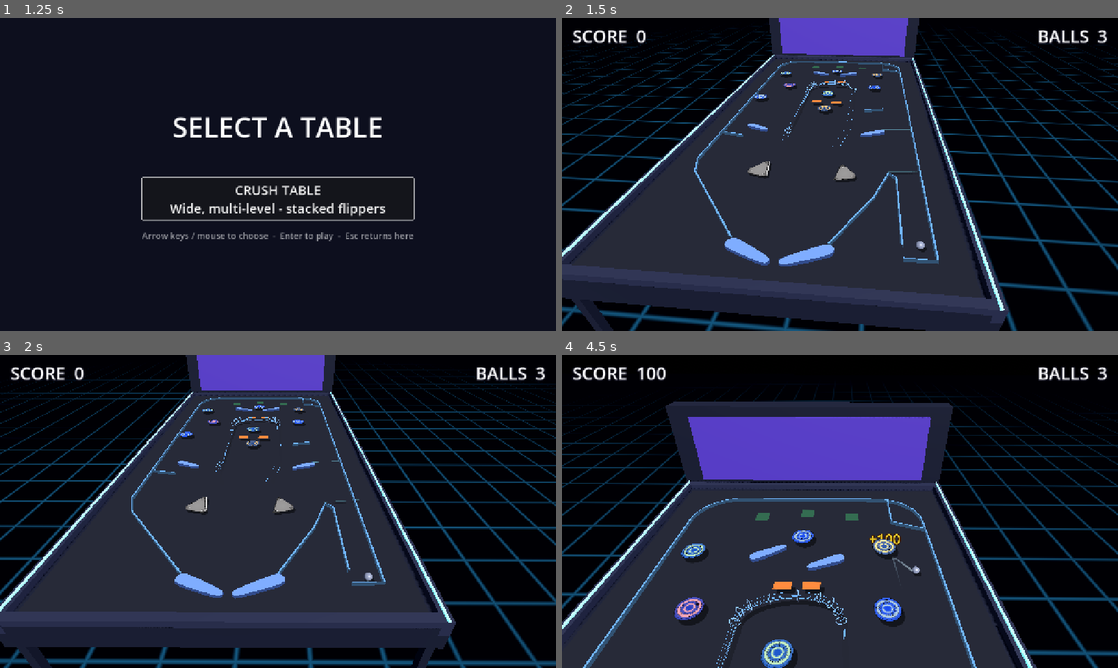
Above: before the commit, frames 1-4 (two rows, left to right).
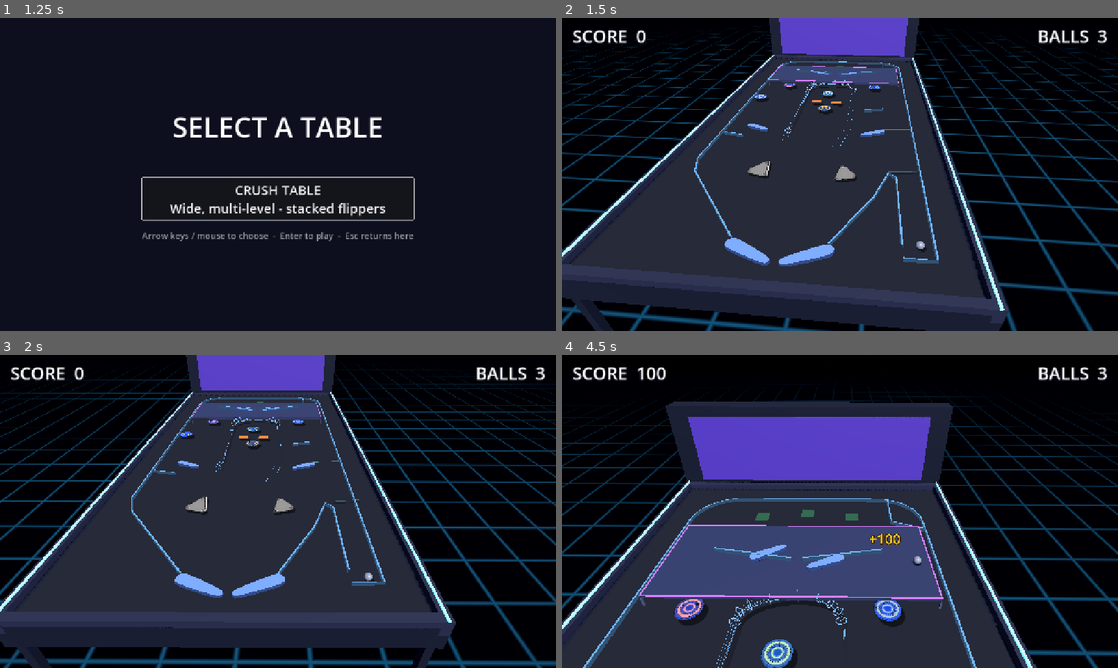
Above: after the commit, the same moments.

Repository: eddieedease/gdpb
Game: Godot game, scene res://scenes/table_select.tscn
Same seed, same stepped clock (60 frames per second), same inputs: the game is played once before the commit and once after it. Sound files missing from this copy of the repository are replaced by a short silence.
Inputs:
- Up to frame 1 (1.25 s): hold E (nudge_right) from 0.53 s (still down)
- Up to frame 2 (1.5 s): release E (nudge_right) at 1.25 s; click "CRUSH TABLE Wide, multi-level…" at 1.25 s
- Up to frame 3 (2 s): no input
- Up to frame 4 (4.5 s): hold Down (ui_down) 2.03-2.78 s; tap Space (launch) at 2.1, 3.6 s; hold E (nudge_right) 2.78-3.53 s; hold Space (launch) 2.78-3.53 s; hold Up (ui_up) 3.53-4.28 s; hold A (flipper_left) from 4.28 s (still down); hold Space (launch) from 4.28 s (still down)

Frame 1 is identical in both runs. In frame 2, 1.1% of the frame differs, in the area x 37-61%, y 14-22%; in frame 3, 1.1%; in frame 4, 11%, in the area x 13-69%, y 54-82%.

Commit message:
Make the upper deck visually distinct and reachable by ordinary play
Two problems from the last commit: the deck flippers had no floor to
stand on (read as parts floating in mid-air), and the ball's 3D sphere
never rose to meet them - riding an elevated flipper looked like touching
something at ground level, since only ramps/rails triggered ball lift.

- The ball now visually climbs onto the upper deck whenever its 2D
  position falls inside the deck's footprint (a padded bounding box of
  its content, computed once at startup), the same "fake elevation"
  trick used for ramps - lift eases toward deck_height and back down as
  it crosses the boundary. This is what makes contact with the deck
  flippers finally look real: the ball visibly rises to their level.
- Added an actual platform: a solid riser block (thick enough to read
  clearly at the game's shallow camera angle without vanishing edge-on),
  positioned with its underside safely above the existing top tier so it
  can't occlude the bumpers/targets below, a glowing 4-strip neon border
  frame, and four corner support legs down to the table.
- Added DeckWallLeft/DeckWallRight guide rails funnelling ball traffic
  from the bumper cluster above down onto the two flippers instead of
  letting it fall straight past them in open space; wall extrusion was
  generalised to support extruding at a tier's base height (needed since
  these guides live on the deck tier too).
- Bounding-box computation fixed to read wall extent from `points` in
  global space rather than the node's own (0,0) transform origin, which
  had produced a wildly oversized rect.

Verified headless: ball lift reaches ~deck_height inside the footprint
and 0 outside; a full launch-and-play simulation shows the ball reaching
the deck naturally via ordinary gravity (no special shot needed) and
score/ball-loss mechanics are unaffected. Screenshots (both the debug
overview camera and the real gameplay camera) confirm a legible raised
platform with the ball resting on it between the flippers.

Co-Authored-By: Claude Sonnet 5 <noreply@anthropic.com>

Diff:
--- a/scenes/advanced_table.tscn
+++ b/scenes/advanced_table.tscn
@@ -276,3 +276,9 @@
 
 [node name="DeckFlipperRight" parent="." instance=ExtResource("14_3tj61")]
 position = Vector2(800, 610)
+
+[node name="DeckWallLeft" parent="." instance=ExtResource("5_6qs8c")]
+points = PackedVector2Array(320, 565, 620, 618)
+
+[node name="DeckWallRight" parent="." instance=ExtResource("5_6qs8c")]
+points = PackedVector2Array(960, 565, 660, 618)
--- a/scripts/crush_view.gd
+++ b/scripts/crush_view.gd
@@ -62,6 +62,10 @@
 var _shadows: Array = []      # [MeshInstance3D, reach factor]
 var _ball_fx := {}            # ball instance_id -> {sphere, blob, blob_mat, lift}
 var _flippers: Array = []     # [flipper Node2D, MeshInstance3D, base_height]
+## Table-space footprint of the upper deck (padded bounding box of its
+## content). Any ball whose 2D position falls inside this rect is visually
+## lifted to deck_height - this is what makes the ball "climb onto" the deck.
+var _deck_rect := Rect2()
 
 
 func _ready() -> void:
@@ -120,8 +124,10 @@
 	_add_screen(_vp_top.get_texture(), top_height, true)
 	_add_screen(_vp_deck.get_texture(), deck_height, true)
 
+	_compute_deck_rect()
 	_build_wall_visuals(table)
 	_build_flipper_visuals()
+	_build_deck_platform()
 	_build_environment()
 	_build_cabinet()
 
@@ -303,6 +309,104 @@
 			add_child(post)
 
 
+## Table-space bounding box (padded) of whatever ended up on the deck tier.
+## Walls (Line2D) sit at local origin (0,0) and hold their real shape in
+## `points`, so their extent comes from those points in global space, not
+## from the node's own position - everything else uses global_position.
+func _compute_deck_rect() -> void:
+	var pad := 170.0
+	var min_p := Vector2(INF, INF)
+	var max_p := Vector2(-INF, -INF)
+	var found := false
+	for c in _vp_deck.get_children():
+		if c is Line2D:
+			for p in c.points:
+				var gp: Vector2 = c.to_global(p)
+				found = true
+				min_p = min_p.min(gp)
+				max_p = max_p.max(gp)
+		elif c is Node2D:
+			found = true
+			min_p = min_p.min(c.global_position)
+			max_p = max_p.max(c.global_position)
+	if not found:
+		return
+	min_p -= Vector2(pad, pad)
+	max_p += Vector2(pad, pad)
+	_deck_rect = Rect2(min_p, max_p - min_p)
+
+
+## A solid floor plate + neon trim + four corner support legs under the deck
+## content, so it reads as an actual raised structure rather than parts
+## floating in mid-air.
+func _build_deck_platform() -> void:
+	if _deck_rect.size.x <= 0.0:
+		return
+	var min_p := _deck_rect.position
+	var max_p := _deck_rect.position + _deck_rect.size
+	var center := _deck_rect.get_center()
+	var wc := _table_to_world(center)
+	var size_w := _deck_rect.size / PX_PER_M
+	var plate_top := deck_height - 0.02
+	# Thick enough that its side faces read clearly at the game's shallow
+	# camera angle (a paper-thin slab all but vanishes edge-on), but its
+	# underside stays comfortably above top_height so it can't occlude the
+	# top-tier bumpers/targets that may sit within the same XY footprint.
+	var plate_thickness := 0.14
+	var plate_bottom := plate_top - plate_thickness
+
+	var mesh := MeshInstance3D.new()
+	var box := BoxMesh.new()
+	box.size = Vector3(size_w.x, plate_thickness, size_w.y)
+	mesh.mesh = box
+	var mat := StandardMaterial3D.new()
+	mat.albedo_color = Color(0.18, 0.2, 0.3)
+	mat.roughness = 0.55
+	mesh.material_override = mat
+	mesh.position = Vector3(wc.x, (plate_top + plate_bottom) * 0.5, wc.z)
+	add_child(mesh)
+
+	# Neon border: 4 thin strips tracing the platform's top edge, leaving its
+	# dark centre visible underfoot (a full-footprint glow reads as a single
+	# solid slab of colour, not a highlighted platform edge).
+	var rim := 0.05
+	var strips := [
+		[Vector2(0, size_w.y * 0.5), Vector2(size_w.x + rim, rim)],
+		[Vector2(0, -size_w.y * 0.5), Vector2(size_w.x + rim, rim)],
+		[Vector2(size_w.x * 0.5, 0), Vector2(rim, size_w.y + rim)],
+		[Vector2(-size_w.x * 0.5, 0), Vector2(rim, size_w.y + rim)],
+	]
+	for s in strips:
+		var off: Vector2 = s[0]
+		var sz: Vector2 = s[1]
+		var strip := MeshInstance3D.new()
+		var sb := BoxMesh.new()
+		sb.size = Vector3(sz.x, 0.03, sz.y)
+		strip.mesh = sb
+		var tmat := StandardMaterial3D.new()
+		tmat.shading_mode = BaseMaterial3D.SHADING_MODE_UNSHADED
+		tmat.albedo_color = Color(0.85, 0.5, 1.0)
+		tmat.emission_enabled = true
+		tmat.emission = Color(0.85, 0.5, 1.0)
+		tmat.emission_energy_multiplier = 1.6
+		strip.material_override = tmat
+		strip.position = Vector3(wc.x + off.x, plate_top, wc.z + off.y)
+		add_child(strip)
+
+	for corner in [Vector2(min_p.x, min_p.y), Vector2(max_p.x, min_p.y),
+			Vector2(min_p.x, max_p.y), Vector2(max_p.x, max_p.y)]:
+		var cw := _table_to_world(corner)
+		var leg := MeshInstance3D.new()
+		var lb := BoxMesh.new()
+		lb.size = Vector3(0.06, plate_bottom, 0.06)
+		leg.mesh = lb
+		var lmat := StandardMaterial3D.new()
+		lmat.albedo_color = Color(0.25, 0.27, 0.36)
+		leg.material_override = lmat
+		leg.position = Vector3(cw.x, plate_bottom * 0.5, cw.z)
+		add_child(leg)
+
+
 ## Move every physics body/area under `node` into the table's physics space so
 ## pieces rendered in a tier viewport still collide with the ball.
 func _rehome_physics(node: Node, space: RID) -> void:
@@ -482,16 +586,21 @@
 ## darker side faces + a bright top cap in the line's colour. The flat 2D
 ## line is hidden.
 func _build_wall_visuals(table: Node2D) -> void:
-	for child in table.get_children():
-		if child is Line2D and child.get("wall_bounce") != null:
-			_extrude_wall(child, child)
-		elif child is Path2D and child.get("wall_bounce") != null:
-			var line: Line2D = child.get_node_or_null("Line")
-			if line:
-				_extrude_wall(line, line)
-
-
-func _extrude_wall(line: Line2D, space_ref: Node2D) -> void:
+	# Deck-tier walls (name "Deck*", already reparented into _vp_deck by the
+	# time this runs) extrude starting at deck_height instead of the ground.
+	for tier in [[table, 0.0], [_vp_deck, deck_height]]:
+		var parent: Node = tier[0]
+		var base_h: float = tier[1]
+		for child in parent.get_children():
+			if child is Line2D and child.get("wall_bounce") != null:
+				_extrude_wall(child, child, base_h)
+			elif child is Path2D and child.get("wall_bounce") != null:
+				var line: Line2D = child.get_node_or_null("Line")
+				if line:
+					_extrude_wall(line, line, base_h)
+
+
+func _extrude_wall(line: Line2D, space_ref: Node2D, base_h: float = 0.0) -> void:
 	var pts := line.points
 	var n := pts.size()
 	if n < 2:
@@ -501,7 +610,8 @@
 	var w3: Array[Vector3] = []
 	var perp: Array[Vector3] = []
 	for i in n:
-		w3.append(_table_to_world(space_ref.to_global(pts[i])))
+		var w := _table_to_world(space_ref.to_global(pts[i]))
+		w3.append(w + Vector3(0, base_h, 0))
 		var p_prev := pts[maxi(i - 1, 0)]
 		var p_next := pts[mini(i + 1, n - 1)]
 		var tang := (p_next - p_prev).normalized()
@@ -651,6 +761,11 @@
 				target_lift = _channel_h(chan, off / maxf(chan.curve.get_baked_length(), 1.0))
 			else:
 				target_lift = top_height
+		elif _deck_rect.size.x > 0.0 and _deck_rect.has_point(b.global_position):
+			# The ball visually climbs onto the upper deck while its 2D
+			# position is within the deck's footprint - without this the
+			# flippers float but the ball never appears to meet them.
+			target_lift = deck_height
 		var lift: float = lerpf(fx.lift, target_lift, 1.0 - exp(-16.0 * delta))
 		fx.lift = lift
 		var w := _table_to_world(b.global_position)
